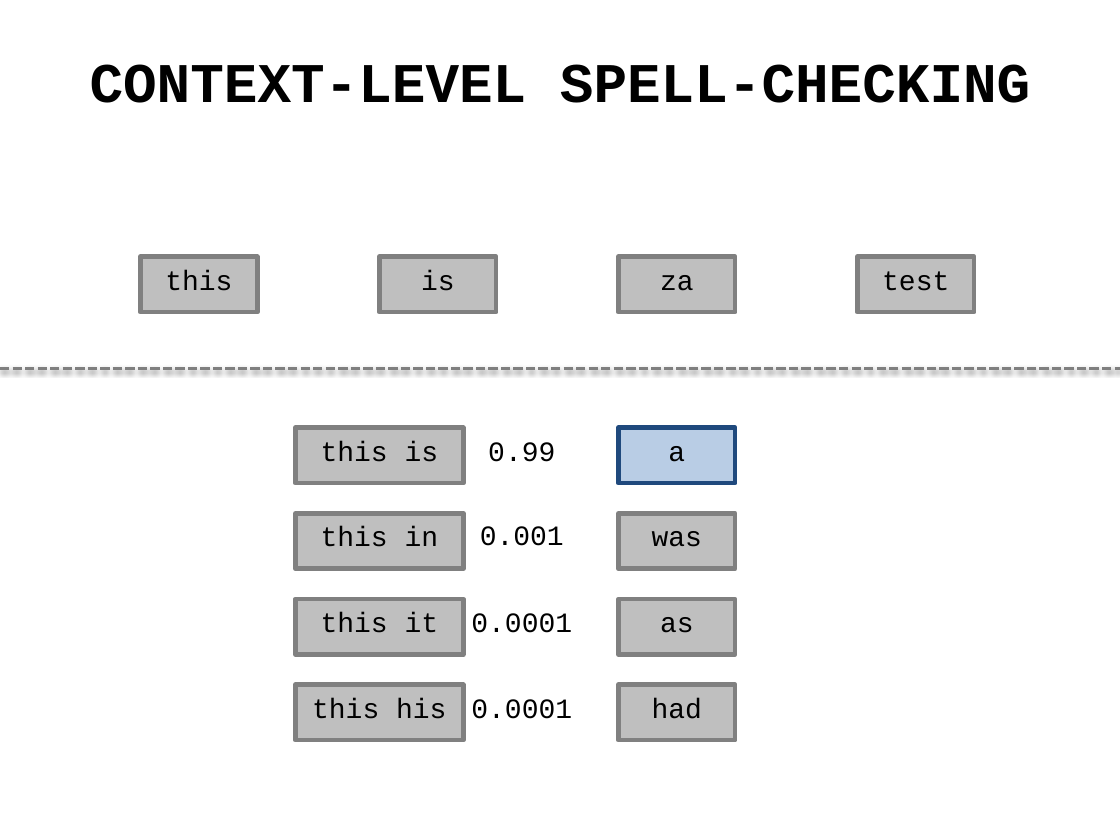
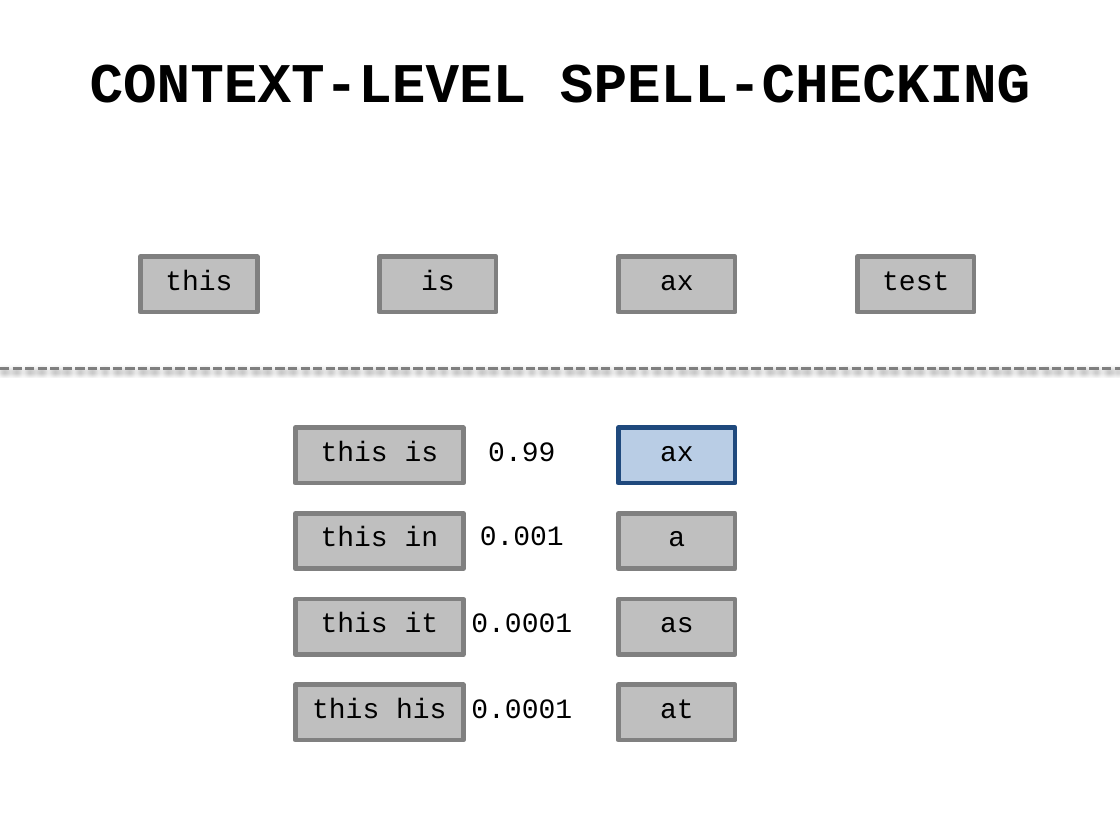
Before and after one commit to andy-wagner/spark-n-spell, a slide deck: slide 33 of gioia/screencast/screencast.pptx (slide 22 before the commit). Drawn at 1120x840 pixels with LibreOffice and Linux fonts; fonts in the diff are those of the drawing. Boxes give left, top, right and bottom in pixels: in the first picture for what was removed or moved away, otherwise in the second. Text is boxed around its words. In the diff, an @@ line names an element or a change of style, - is before the commit and + after.

```diff
--- a/gioia/screencast/screencast.pptx
+++ b/gioia/screencast/screencast.pptx
@@ text in rectangle at [660,275,694,291]: text changed @@
-za
+ax
@@ rectangle added at [618,428,735,483], fill #B9CDE5, outline #1F497D 3 pt, 18 pt, text #000000 @@
+ax
@@ rectangle "a": place and size @@
-rectangle "a" at [618,428,735,483]
+rectangle "a" at [618,513,735,568]
@@ rectangle "a" at [618,513,735,568]: fill #B9CDE5 to #BFBFBF; outline #1F497D 3 pt to #808080 3 pt @@
@@ rectangle removed at [618,513,735,568] @@
-was
@@ text in rectangle at [660,699,694,719]: text changed @@
-had
+at
```
Also in this commit, not shown: 39 other slides changed, 13 slides added, 2 slides removed, 11 other files.
